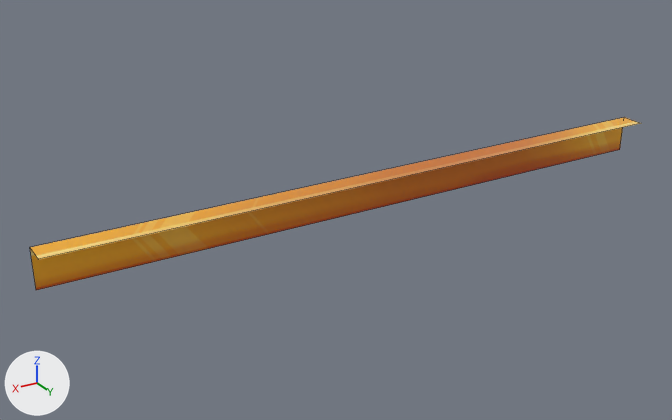
One commit to the FBX model Stylish Thief/Assets/3DAssets/Environment/Meshes/Modular_Assets/Walls/Border_A.fbx: the scene before it, then after it.
The view is the same before and after, from a camera (50 mm lens) standing at (10.41, 1.278, 1.073) and looking at (9.133, -0.85, 0.009). Lighting does not change. The marker at lower left points along +X, +Y and +Z. The picture after the commit comes second. Mesh edges are drawn as thin lines. Where no turn or scale is listed for an object, it has been applied to the vertices.
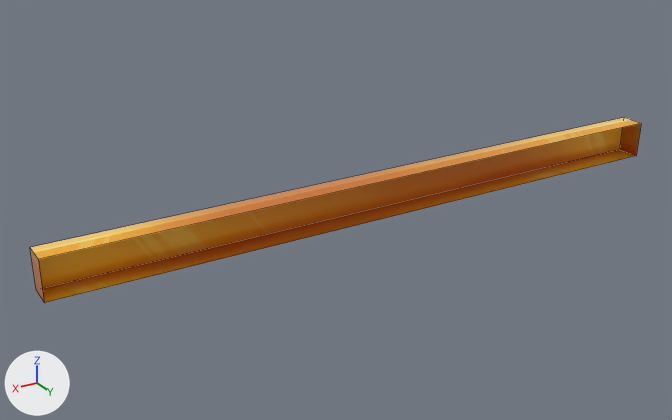
The newer file is also turned or shifted as a whole; pictures and numbers use the older file's frame.

Location of each change, (x1, y1, x2, y2) in pixels of the pictures (672 x 420 px):
'pCube219', reshaped (7% taller): before (30, 117, 640, 290); after (30, 117, 641, 303)
part 1 of me_mesh, added: after (30, 123, 641, 303)

Diff of the bpy script that builds the scene:
```diff
--- a/Stylish Thief/Assets/3DAssets/Environment/Meshes/Modular_Assets/Walls/Border_A.fbx.py
+++ b/Stylish Thief/Assets/3DAssets/Environment/Meshes/Modular_Assets/Walls/Border_A.fbx.py
@@ me_mesh @@
 # used by ob_pcube219; location = (8.0, -0.75, -0.006)
 # verts and faces of me_mesh; kept vertices keep their numbers, new ones are numbered from 6
 # before: 0 (0.0, -0.08, 0.0) at pixel (619, 149), 1 (2.0, -0.08, 0.0) at pixel (36, 290), 2 (0.0, -0.08, 0.12) at pixel (624, 117), 3 (2.0, -0.08, 0.12) at pixel (29, 247), 4 (0.0, 0.0, 0.12) at pixel (641, 123)
 # before: 5 (2.0, 0.0, 0.12) at pixel (38, 259)
-me_mesh.from_pydata(...)  # 6 vertices, 2 faces; spans x 0.0..2.0, y -0.08..0.0, z 0.0..0.12
+me_mesh.from_pydata(...)  # 8 vertices, 5 faces; spans x 0.0..2.0, y -0.08..0.0, z 0.0..0.12
+# me_mesh part 1
+verts[6] = (0.0, -0.01, 0.0)  # pixel (636, 155)
+verts[7] = (2.0, -0.01, 0.0)  # pixel (44, 302)
+faces += [(0, 6, 7, 1), (0, 2, 4, 6), (1, 7, 5, 3)]
 me_mesh.materials.append(mat_svgstandardsurface2)
```
